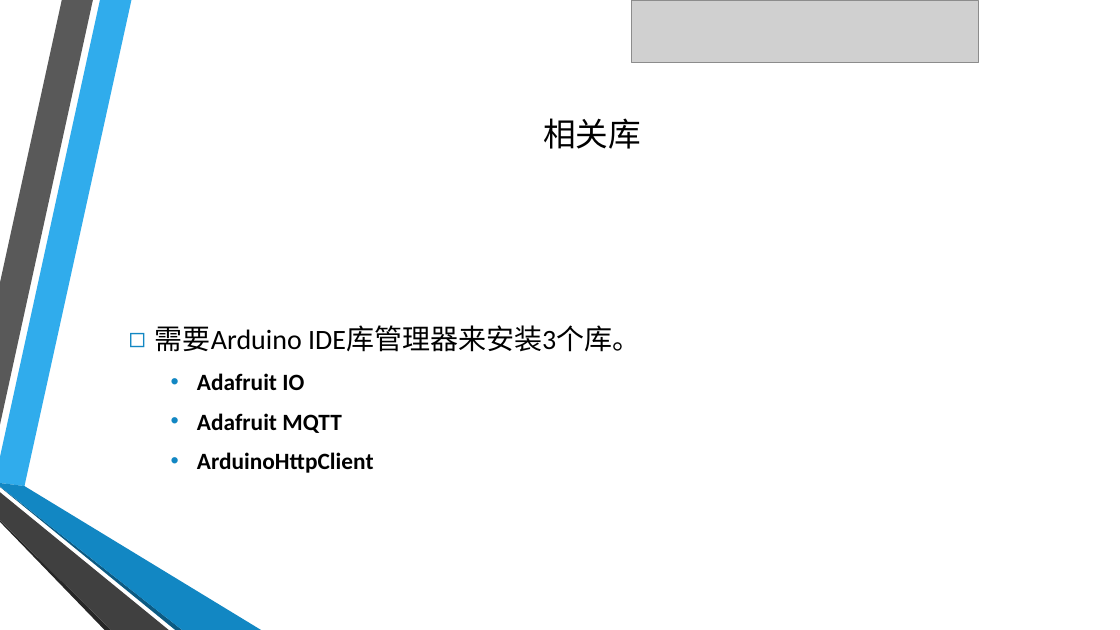
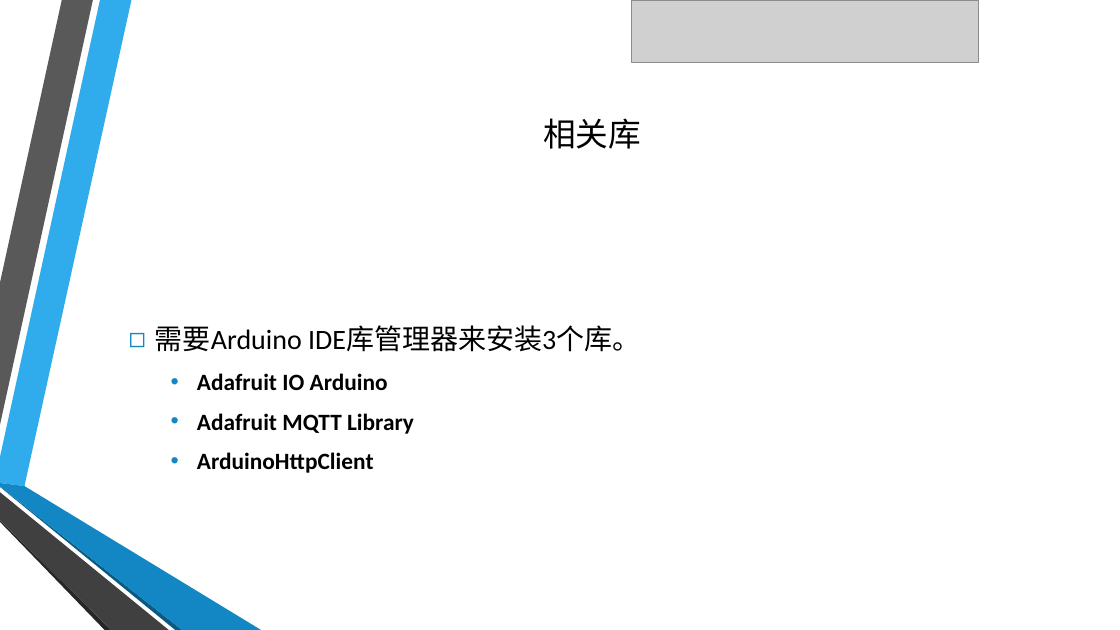
Before and after one commit to coco-hkk/arduino-courses, a slide deck: slide 11 of 课程/Lesson9/课件/Lesson9.pptx. Drawn at 1120x630 pixels with LibreOffice and Linux fonts; fonts in the diff are those of the drawing; grey boxes stand for pictures; background and template pictures are left out. Boxes give left, top, right and bottom in pixels: in the first picture for what was removed or moved away, otherwise in the second. Text is boxed around its words. In the diff, an @@ line names an element or a change of style, - is before the commit and + after.

```diff
--- a/课程/Lesson9/课件/Lesson9.pptx
+++ b/课程/Lesson9/课件/Lesson9.pptx
@@ text at box(197, 373, 414, 434): text changed @@
-  • Adafruit IO
-  • Adafruit MQTT
+  • Adafruit IO Arduino
+  • Adafruit MQTT Library
```
Also in this commit, not shown: 19 other files.
